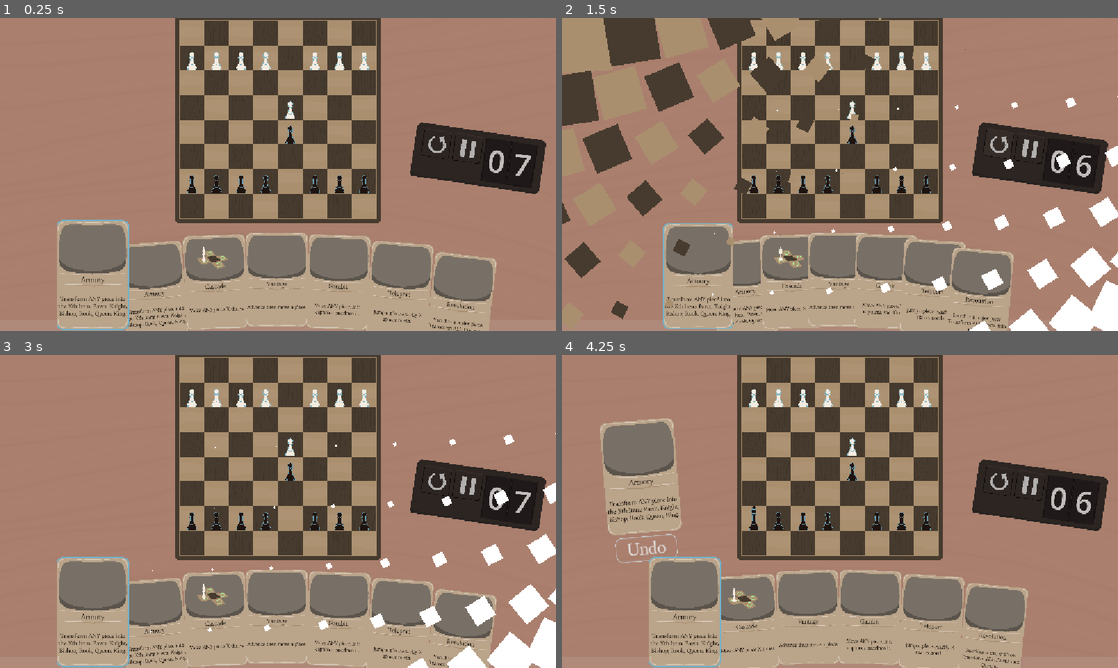
Above: before the commit, frames 1-4 (two rows, left to right).
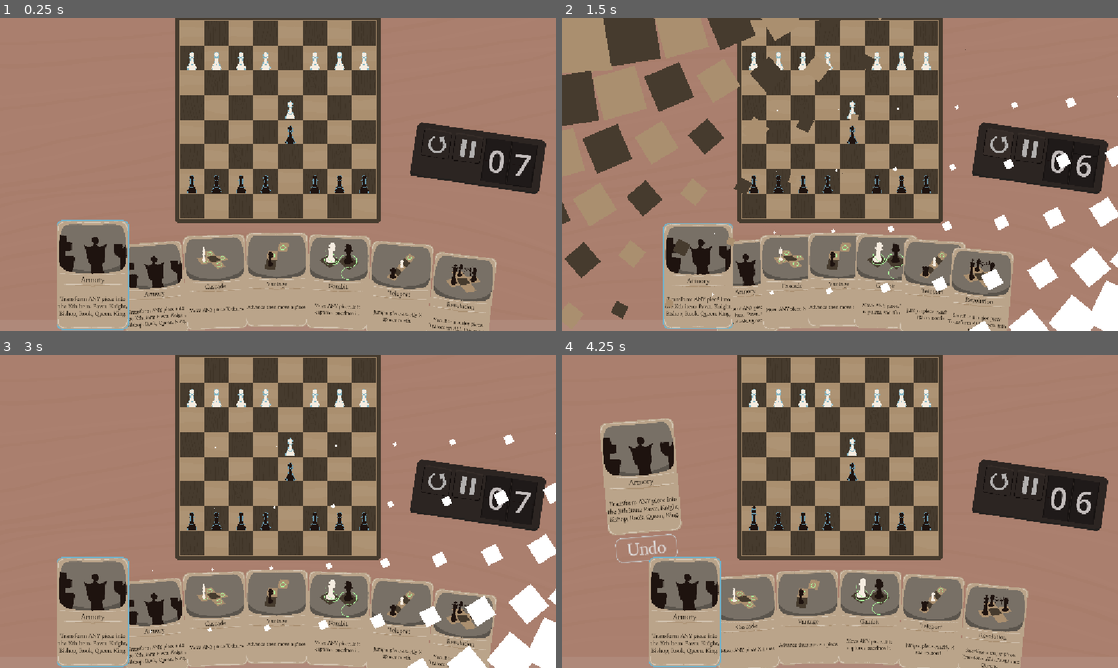
Above: after the commit, the same moments.

Repository: yourname3/gmtk-2026
Game: Godot game, scene res://levels/big_x.tscn
Same seed, same stepped clock (60 frames per second), same inputs: the game is played once before the commit and once after it. This scene is started directly instead of the project's main scene.
Inputs (mouse positions are in pixels of both pictures, inside the frame that each line leads up to):
- Up to frame 1 (0.25 s): no input
- Up to frame 2 (1.5 s): click (1001, 143) at 0.5 s; click (1001, 143) at 1.25 s
- Up to frame 3 (3 s): click (439, 480) at 2 s; click "Undo" at 2.75 s
- Up to frame 4 (4.25 s): tap Enter at 3.5 s; move the mouse to (756, 517) at 3.52 s; click (756, 517) at 3.6 s

The runs differ from the first frame. In frame 1, 1.9% of the frame differs, in the area x 10-87%, y 69-88%; in frame 2, 1.5%; in frame 3, 1.8%; in frame 4, 2.2%, in the area x 7-81%, y 26-86%.

Commit message:
add all card arts

Diff:
--- a/cards/advance_then_move.tres
+++ b/cards/advance_then_move.tres
@@ -1,5 +1,6 @@
 [gd_resource type="Resource" script_class="CardData" format=3 uid="uid://c7ri2hhmd4t53"]
 
+[ext_resource type="Texture2D" uid="uid://o0epugdnubah" path="res://cards/art_vantage.png" id="1_e8u5y"]
 [ext_resource type="Script" uid="uid://dfant1e3uq18d" path="res://card/card_data.gd" id="1_ye8o3"]
 
 [resource]
@@ -8,4 +9,5 @@
 ability = 10
 name = "Vantage"
 description = "Advance then move a piece."
+art = ExtResource("1_e8u5y")
 metadata/_custom_type_script = "uid://dfant1e3uq18d"
--- a/cards/advance_x_hop.tres
+++ b/cards/advance_x_hop.tres
@@ -1,5 +1,6 @@
 [gd_resource type="Resource" script_class="CardData" format=3 uid="uid://p0c0n1lr04m7"]
 
+[ext_resource type="Texture2D" uid="uid://c2o8dw3drf6xl" path="res://cards/art_teleport.png" id="1_5roro"]
 [ext_resource type="Script" uid="uid://dfant1e3uq18d" path="res://card/card_data.gd" id="1_x120y"]
 
 [resource]
@@ -8,4 +9,5 @@
 ability = 11
 name = "Teleport"
 description = "Jump a piece exactly X spaces north."
+art = ExtResource("1_5roro")
 metadata/_custom_type_script = "uid://dfant1e3uq18d"
--- a/cards/move_any.tres
+++ b/cards/move_any.tres
@@ -1,10 +1,12 @@
 [gd_resource type="Resource" script_class="CardData" format=3 uid="uid://k0oqnrxkk7dt"]
 
 [ext_resource type="Script" uid="uid://dfant1e3uq18d" path="res://card/card_data.gd" id="1_d1g7e"]
+[ext_resource type="Texture2D" uid="uid://cerlluwhh0xm1" path="res://cards/art_compel.png" id="1_k22ak"]
 
 [resource]
 script = ExtResource("1_d1g7e")
 piece_filter = 1
 name = "Compel"
 description = "Move ANY piece."
+art = ExtResource("1_k22ak")
 metadata/_custom_type_script = "uid://dfant1e3uq18d"
--- a/cards/move_any_then_knight_on_capture.tres
+++ b/cards/move_any_then_knight_on_capture.tres
@@ -1,5 +1,6 @@
 [gd_resource type="Resource" script_class="CardData" format=3 uid="uid://b3gif8w5gjjkt"]
 
+[ext_resource type="Texture2D" uid="uid://ds0stv6dxkv47" path="res://cards/art_cavalry.png" id="1_gmi23"]
 [ext_resource type="Script" uid="uid://dfant1e3uq18d" path="res://card/card_data.gd" id="1_v4gkf"]
 
 [resource]
@@ -8,4 +9,5 @@
 ability = 5
 name = "Cavalry"
 description = "Move ANY piece. If it captures, it transforms into a Knight."
+art = ExtResource("1_gmi23")
 metadata/_custom_type_script = "uid://dfant1e3uq18d"
--- a/cards/move_any_then_sacrifice_on_capture.tres
+++ b/cards/move_any_then_sacrifice_on_capture.tres
@@ -1,6 +1,7 @@
 [gd_resource type="Resource" script_class="CardData" format=3 uid="uid://2j0d8g238d0v"]
 
 [ext_resource type="Script" uid="uid://dfant1e3uq18d" path="res://card/card_data.gd" id="1_2bxtk"]
+[ext_resource type="Texture2D" uid="uid://u54a7xvqgkoo" path="res://cards/art_gambit.png" id="1_qquew"]
 
 [resource]
 script = ExtResource("1_2bxtk")
@@ -8,4 +9,5 @@
 ability = 4
 name = "Gambit"
 description = "Move ANY piece. If it captures, sacrifice it."
+art = ExtResource("1_qquew")
 metadata/_custom_type_script = "uid://dfant1e3uq18d"
--- a/cards/move_any_twice_killer.tres
+++ b/cards/move_any_twice_killer.tres
@@ -1,6 +1,7 @@
 [gd_resource type="Resource" script_class="CardData" format=3 uid="uid://cecxt4qg5sf8j"]
 
 [ext_resource type="Script" uid="uid://dfant1e3uq18d" path="res://card/card_data.gd" id="1_csr05"]
+[ext_resource type="Texture2D" uid="uid://dpnctx0um6c61" path="res://cards/art_adrenaline.png" id="1_vnxou"]
 
 [resource]
 script = ExtResource("1_csr05")
@@ -9,4 +10,5 @@
 name = "Adrenaline"
 description = "Move ANY piece. Move it again if it had made a capture beforehand."
 cares_about_killers = true
+art = ExtResource("1_vnxou")
 metadata/_custom_type_script = "uid://dfant1e3uq18d"
--- a/cards/repeat_move_once.tres
+++ b/cards/repeat_move_once.tres
@@ -1,10 +1,12 @@
 [gd_resource type="Resource" script_class="CardData" format=3 uid="uid://blm2qo2rq08c6"]
 
 [ext_resource type="Script" uid="uid://dfant1e3uq18d" path="res://card/card_data.gd" id="1_e6f6m"]
+[ext_resource type="Texture2D" uid="uid://dnrasnb0pmkfr" path="res://cards/art_charge.png" id="1_jqlm3"]
 
 [resource]
 script = ExtResource("1_e6f6m")
 ability = 1
 name = "Charge"
 description = "Move a piece. The move is Repeated once."
+art = ExtResource("1_jqlm3")
 metadata/_custom_type_script = "uid://dfant1e3uq18d"
--- a/cards/repeat_move_two.tres
+++ b/cards/repeat_move_two.tres
@@ -1,10 +1,12 @@
 [gd_resource type="Resource" script_class="CardData" format=3 uid="uid://lwscy4ygmqrh"]
 
+[ext_resource type="Texture2D" uid="uid://dtwdn4yrgw23s" path="res://cards/art_catapult.png" id="1_b351v"]
 [ext_resource type="Script" uid="uid://dfant1e3uq18d" path="res://card/card_data.gd" id="1_elhr5"]
 
 [resource]
 script = ExtResource("1_elhr5")
 ability = 7
-name = "Dash"
+name = "Catapult"
 description = "Move a piece. The move is repeated twice. Then, sacrifice all your major pieces."
+art = ExtResource("1_b351v")
 metadata/_custom_type_script = "uid://dfant1e3uq18d"
--- a/cards/sacrifice_into_pawns_queens.tres
+++ b/cards/sacrifice_into_pawns_queens.tres
@@ -1,6 +1,7 @@
 [gd_resource type="Resource" script_class="CardData" format=3 uid="uid://dvpmajg00ftlg"]
 
 [ext_resource type="Script" uid="uid://dfant1e3uq18d" path="res://card/card_data.gd" id="1_aeqfn"]
+[ext_resource type="Texture2D" uid="uid://sdrcmsd0c6db" path="res://cards/art_revolution.png" id="1_btl2h"]
 
 [resource]
 script = ExtResource("1_aeqfn")
@@ -9,4 +10,5 @@
 ability = 9
 name = "Revolution"
 description = "Sacrifice a major piece. Transform ALL Pawns into Queens."
+art = ExtResource("1_btl2h")
 metadata/_custom_type_script = "uid://dfant1e3uq18d"
--- a/cards/transform_any_rook.tres
+++ b/cards/transform_any_rook.tres
@@ -1,6 +1,7 @@
 [gd_resource type="Resource" script_class="CardData" format=3 uid="uid://bpt24de36uqyt"]
 
 [ext_resource type="Script" uid="uid://dfant1e3uq18d" path="res://card/card_data.gd" id="1_65fmm"]
+[ext_resource type="Texture2D" uid="uid://y88f3vt37nkr" path="res://cards/art_fortify.png" id="1_sg13j"]
 
 [resource]
 script = ExtResource("1_65fmm")
@@ -9,4 +10,5 @@
 ability = 2
 name = "Fortify"
 description = "Transform ANY piece into a Rook."
+art = ExtResource("1_sg13j")
 metadata/_custom_type_script = "uid://dfant1e3uq18d"
--- a/cards/x_transform.tres
+++ b/cards/x_transform.tres
@@ -1,5 +1,6 @@
 [gd_resource type="Resource" script_class="CardData" format=3 uid="uid://547pvb18cpvi"]
 
+[ext_resource type="Texture2D" uid="uid://bybnleobgsgsd" path="res://cards/art_armory.png" id="1_dsi2v"]
 [ext_resource type="Script" uid="uid://dfant1e3uq18d" path="res://card/card_data.gd" id="1_vj258"]
 
 [resource]
@@ -9,4 +10,5 @@
 ability = 12
 name = "Armory"
 description = "Transform ANY piece into the Xth item: Pawn, Knight, Bishop, Rook, Queen, King."
+art = ExtResource("1_dsi2v")
 metadata/_custom_type_script = "uid://dfant1e3uq18d"
--- a/levels/big_x.tscn
+++ b/levels/big_x.tscn
@@ -12,64 +12,64 @@
 
 [node name="Level" unique_id=1114344541 instance=ExtResource("1_blst6")]
 
-[node name="ChessBoard" parent="." index="2" unique_id=854148038]
+[node name="ChessBoard" parent="." index="1" unique_id=854148038]
 layer_0/tile_data = PackedInt32Array(0, 0, 0, 65537, 0, 0, 131074, 0, 0, 196611, 0, 0, 262148, 0, 0, 1, 65536, 0, 65538 …(893 unchanged characters)…
 
 [node name="CardHand" parent="CanvasLayer/Control" parent_id_path=PackedInt32Array(746026494) index="0" unique_id=850826435]
 cards = Array[ExtResource("2_bxqq8")]([ExtResource("3_eklkk"), ExtResource("3_eklkk"), ExtResource("4_p22g7"), ExtResource("5_gxq5t"), ExtResource("5_p22g7"), ExtResource("7_tgn3w"), ExtResource("9_m2ral")])
 
-[node name="Piece" parent="." index="6" unique_id=1638246795 instance=ExtResource("5_eklkk")]
+[node name="Piece" parent="." index="5" unique_id=1638246795 instance=ExtResource("5_eklkk")]
 position = Vector2(0, 1536)
 
-[node name="Piece2" parent="." index="7" unique_id=392493580 instance=ExtResource("5_eklkk")]
+[node name="Piece2" parent="." index="6" unique_id=392493580 instance=ExtResource("5_eklkk")]
 position = Vector2(256, 1536)
 
-[node name="Piece3" parent="." index="8" unique_id=1912146085 instance=ExtResource("5_eklkk")]
+[node name="Piece3" parent="." index="7" unique_id=1912146085 instance=ExtResource("5_eklkk")]
 position = Vector2(512, 1536)
 
-[node name="Piece4" parent="." index="9" unique_id=1149326397 instance=ExtResource("5_eklkk")]
+[node name="Piece4" parent="." index="8" unique_id=1149326397 instance=ExtResource("5_eklkk")]
 position = Vector2(768, 1536)
 
-[node name="Piece5" parent="." index="10" unique_id=236336637 instance=ExtResource("5_eklkk")]
+[node name="Piece5" parent="." index="9" unique_id=236336637 instance=ExtResource("5_eklkk")]
 position = Vector2(1024, 1024)
 
-[node name="Piece6" parent="." index="11" unique_id=247591856 instance=ExtResource("5_eklkk")]
+[node name="Piece6" parent="." index="10" unique_id=247591856 instance=ExtResource("5_eklkk")]
 position = Vector2(1280, 1536)
 
-[node name="Piece7" parent="." index="12" unique_id=1566017127 instance=ExtResource("5_eklkk")]
+[node name="Piece7" parent="." index="11" unique_id=1566017127 instance=ExtResource("5_eklkk")]
 position = Vector2(1536, 1536)
 
-[node name="Piece8" parent="." index="13" unique_id=37269527 instance=ExtResource("5_eklkk")]
+[node name="Piece8" parent="." index="12" unique_id=37269527 instance=ExtResource("5_eklkk")]
 position = Vector2(1792, 1536)
 
-[node name="Piece9" parent="." index="14" unique_id=638665332 instance=ExtResource("5_eklkk")]
+[node name="Piece9" parent="." index="13" unique_id=638665332 instance=ExtResource("5_eklkk")]
 position = Vector2(0, 256)
 is_black = false
 
-[node name="Piece10" parent="." index="15" unique_id=1330473767 instance=ExtResource("5_eklkk")]
+[node name="Piece10" parent="." index="14" unique_id=1330473767 instance=ExtResource("5_eklkk")]
 position = Vector2(256, 256)
 is_black = false
 
-[node name="Piece11" parent="." index="16" unique_id=1687247048 instance=ExtResource("5_eklkk")]
+[node name="Piece11" parent="." index="15" unique_id=1687247048 instance=ExtResource("5_eklkk")]
 position = Vector2(512, 256)
 is_black = false
 
-[node name="Piece12" parent="." index="17" unique_id=247792876 instance=ExtResource("5_eklkk")]
+[node name="Piece12" parent="." index="16" unique_id=247792876 instance=ExtResource("5_eklkk")]
 position = Vector2(768, 256)
 is_black = false
 
-[node name="Piece13" parent="." index="18" unique_id=1838577505 instance=ExtResource("5_eklkk")]
+[node name="Piece13" parent="." index="17" unique_id=1838577505 instance=ExtResource("5_eklkk")]
 position = Vector2(1024, 768)
 is_black = false
 
-[node name="Piece14" parent="." index="19" unique_id=2066496452 instance=ExtResource("5_eklkk")]
+[node name="Piece14" parent="." index="18" unique_id=2066496452 instance=ExtResource("5_eklkk")]
 position = Vector2(1280, 256)
 is_black = false
 
-[node name="Piece15" parent="." index="20" unique_id=455396139 instance=ExtResource("5_eklkk")]
+[node name="Piece15" parent="." index="19" unique_id=455396139 instance=ExtResource("5_eklkk")]
 position = Vector2(1536, 256)
 is_black = false
 
-[node name="Piece16" parent="." index="21" unique_id=1071469404 instance=ExtResource("5_eklkk")]
+[node name="Piece16" parent="." index="20" unique_id=1071469404 instance=ExtResource("5_eklkk")]
 position = Vector2(1792, 256)
 is_black = false
Binary file added: cards/art_adrenaline.png
Not shown, added: cards/art_adrenaline.png.import
Binary file added: cards/art_armory.png
Not shown, added: cards/art_armory.png.import
Binary file added: cards/art_catapult.png
Not shown, added: cards/art_catapult.png.import
Binary file added: cards/art_cavalry.png
Not shown, added: cards/art_cavalry.png.import
Binary file added: cards/art_charge.png
Not shown, added: cards/art_charge.png.import
Binary file added: cards/art_compel.png
Not shown, added: cards/art_compel.png.import
(and 12 more such lines)
